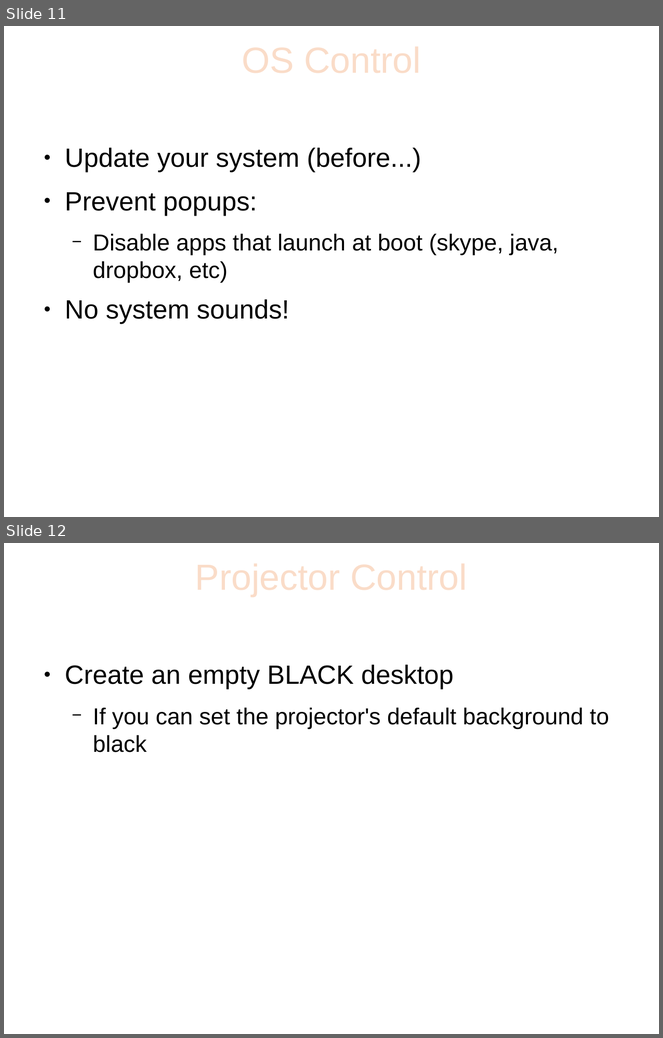
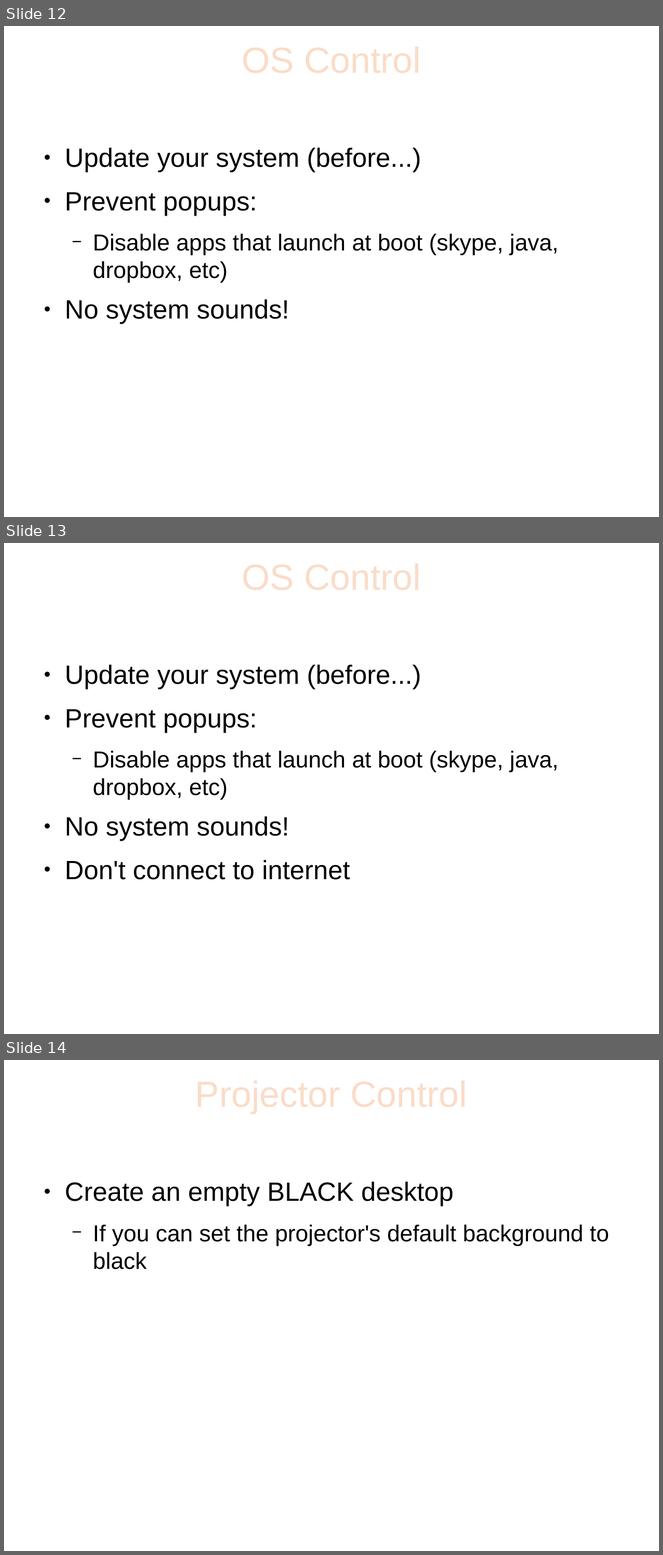
Before and after one commit to sphaero/workshops, a slide deck: DigitalTaming/DigitalTaming.odp. Shown one above the other, each under a label of ours: slides 11 and 12 before the commit, slides 12, 13 and 14 after it. The pictures are 663x1038 and 663x1555 pixels, drawn with LibreOffice and Linux fonts; fonts in the diff are those of the drawing; background and template pictures are left out. Boxes give left, top, right and bottom in pixels: in the first picture for what was removed or moved away, otherwise in the second. Text is boxed around its words. In the diff, an @@ line names an element or a change of style, - is before the commit and + after.

```diff
--- a/DigitalTaming/DigitalTaming.odp
+++ b/DigitalTaming/DigitalTaming.odp
@@ slide 13 added at [4, 543, 659, 1034], background picture (left out) @@
@@ title added at [37, 548, 626, 604], 44 pt, text #FADCC8 @@
+OS Control
@@ text added at [65, 665, 559, 880], 32 pt, text #000000 @@
+● Update your system (before...)
+● Prevent popups:
+  − Disable apps that launch at boot (skype, java, dropbox, etc)
+● No system sounds!
+● Don't connect to internet
@@ what was slide 11 is now slide 12 @@
@@ what was slide 12 is now slide 14 @@
```
Also in this commit, not shown: 2 slides changed, 4 other slides added, 1 other file.
